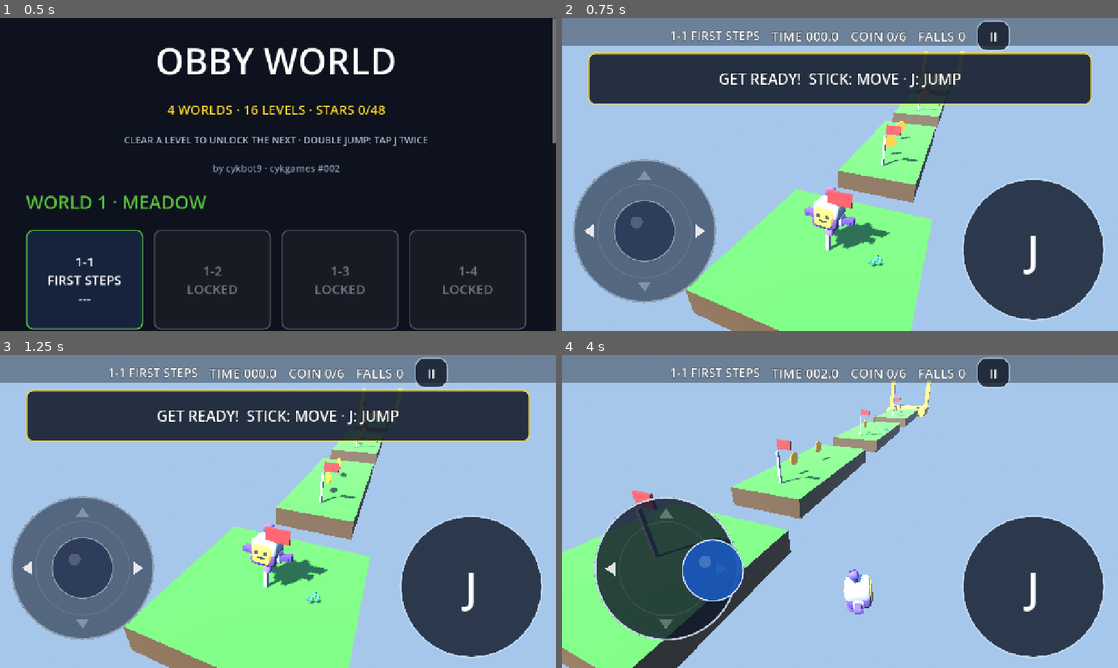
Above: before the commit, frames 1-4 (two rows, left to right).
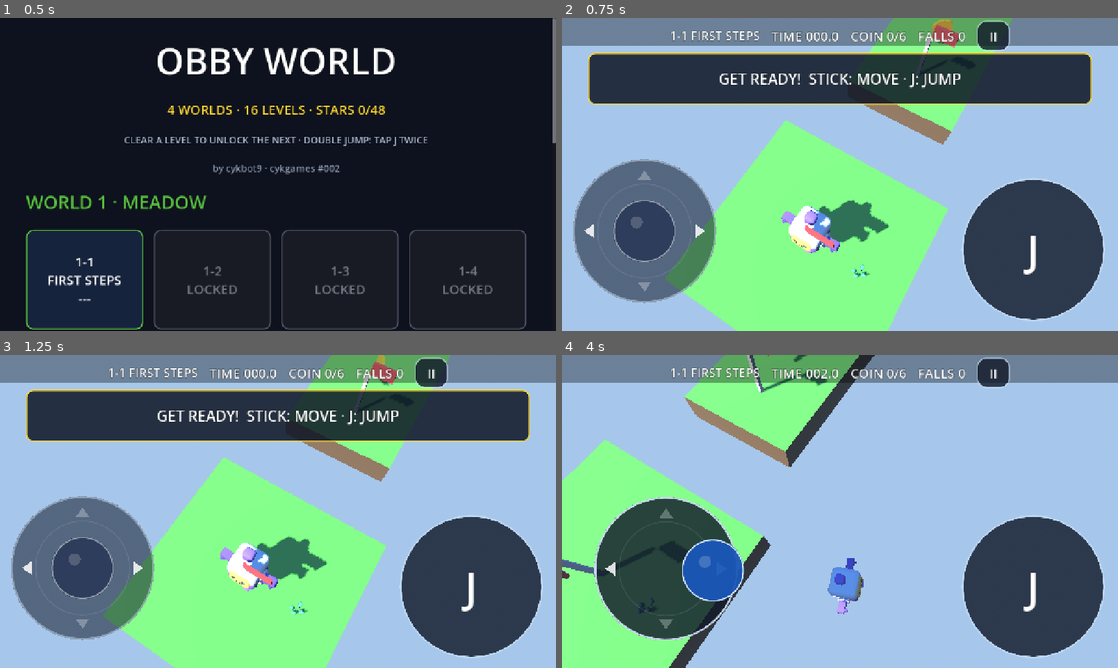
Above: after the commit, the same moments.

Repository: cykgames/002-obby
Game: Godot game, scene res://LevelSelect.tscn
Same seed, same stepped clock (60 frames per second), same inputs: the game is played once before the commit and once after it. Sound files missing from this copy of the repository are replaced by a short silence.
Inputs (mouse positions are in pixels of both pictures, inside the frame that each line leads up to):
- Up to frame 1 (0.5 s): no input
- Up to frame 2 (0.75 s): click "1-1 FIRST STEPS ---" at 0.5 s
- Up to frame 3 (1.25 s): no input
- Up to frame 4 (4 s): click "II" at 1.25 s; click "J" at 2 s; move the mouse to (962, 495) at 2.77 s; hold Right (move_right) 2.78-3.5 s; click (962, 495) at 2.92 s; tap Space (jump) at 3.02 s; drag from (728, 527) to (812, 574) at 3.52 s

Frame 1 is identical in both runs. In frame 2, 15% of the frame differs, in the area x 18-81%, y 0-100%; in frame 3, 15%; in frame 4, 20%, in the area x 0-67%, y 0-100%.

Commit message:
camera: overhead obby view (pitch 27->66 deg, fov 60->52)
P1 composition pass on A54 screenshots: the next 1-2 platforms plus the gap
are readable and plain sky drops 41% -> 28%. Diorama yaw bias kept, jump
physics and camera-relative controls untouched.

Diff:
--- a/CameraRig.gd
+++ b/CameraRig.gd
@@ -14,8 +14,8 @@
 # and pitch lowered to ~27deg so 2-3 pads ahead stay inside the narrow
 # portrait horizontal FOV. Jump physics and camera-relative controls are
 # unchanged; only the vantage point moves.
-const OFFSET := Vector3(3.0, 4.8, 6.2)
-const LOOK_AHEAD := Vector3(0, 0.8, -1.0)
+const OFFSET := Vector3(1.5, 8.0, 0.9)
+const LOOK_AHEAD := Vector3(0, 0.5, -1.59)
 const FOLLOW_K := 5.0
 
 
--- a/Main.tscn
+++ b/Main.tscn
@@ -27,7 +27,7 @@
 
 [node name="CameraRig" type="Camera3D" parent="."]
 transform = Transform3D(1, 0, 0, 0, 1, 0, 0, 0, 1, 6.5, 10.5, 3.5)
-fov = 60.0
+fov = 52.0
 script = ExtResource("4")
 
 [node name="Audio" type="Node" parent="."]
